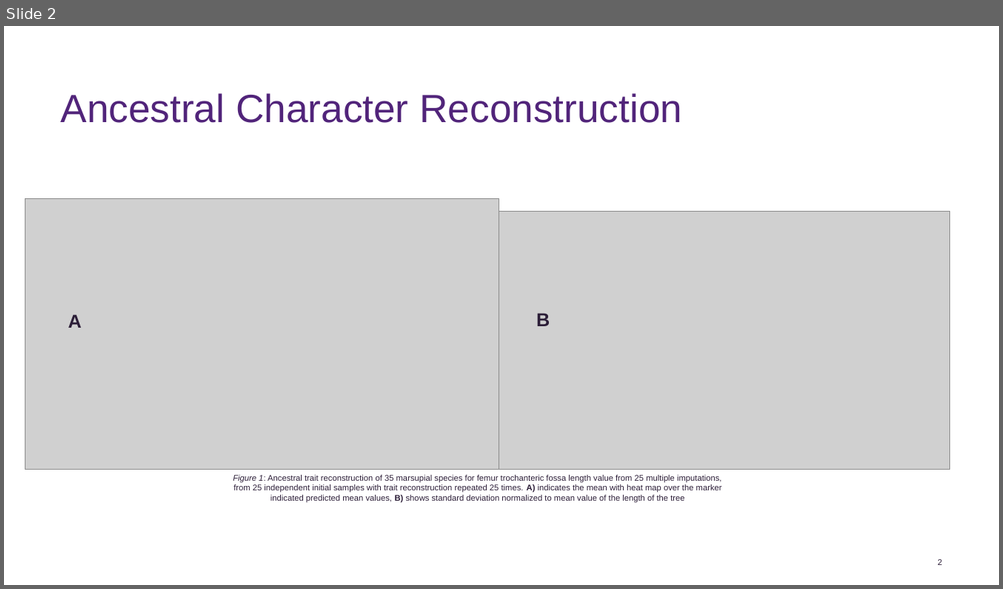
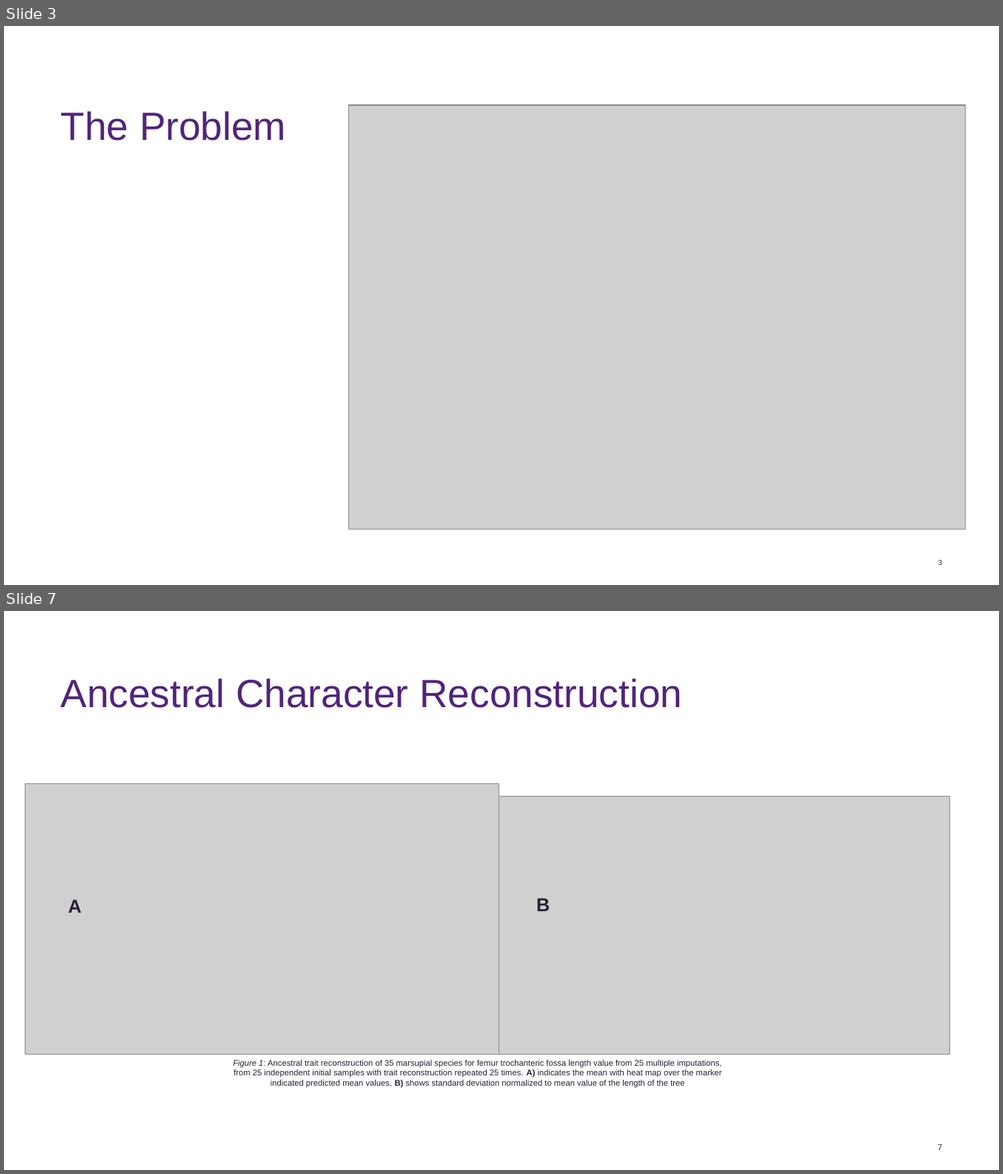
Before and after one commit to Merodoc/Phylo_MI_SDE, a slide deck: We’ll Cross That Bridge When We Get There.pptx. Shown one above the other, each under a label of ours: slide 2 before the commit, slides 3 and 7 after it; the slides between them are not shown. The pictures are 1003x589 and 1003x1174 pixels, drawn with LibreOffice and Linux fonts; fonts in the diff are those of the drawing; grey boxes stand for pictures; background and template pictures are left out. Boxes give left, top, right and bottom in pixels: in the first picture for what was removed or moved away, otherwise in the second. Text is boxed around its words. In the diff, an @@ line names an element or a change of style, - is before the commit and + after.

```diff
--- a/We’ll Cross That Bridge When We Get There.pptx
+++ b/We’ll Cross That Bridge When We Get There.pptx
@@ slide 3 added at (4, 26, 999, 585), background #FFFFFF @@
@@ title added at (61, 111, 286, 141), 38 pt, text #51247A @@
+The Problem
@@ picture added at (349, 105, 965, 530) @@
@@ page number added at (938, 560, 942, 565), 7 pt, text #2B1D37 @@
+3
@@ what was slide 2 is now slide 7 @@
@@ page number at (937, 1145, 942, 1150): text changed @@
-2
+7
```
Also in this commit, not shown: 1 slide changed, 4 other slides added.
